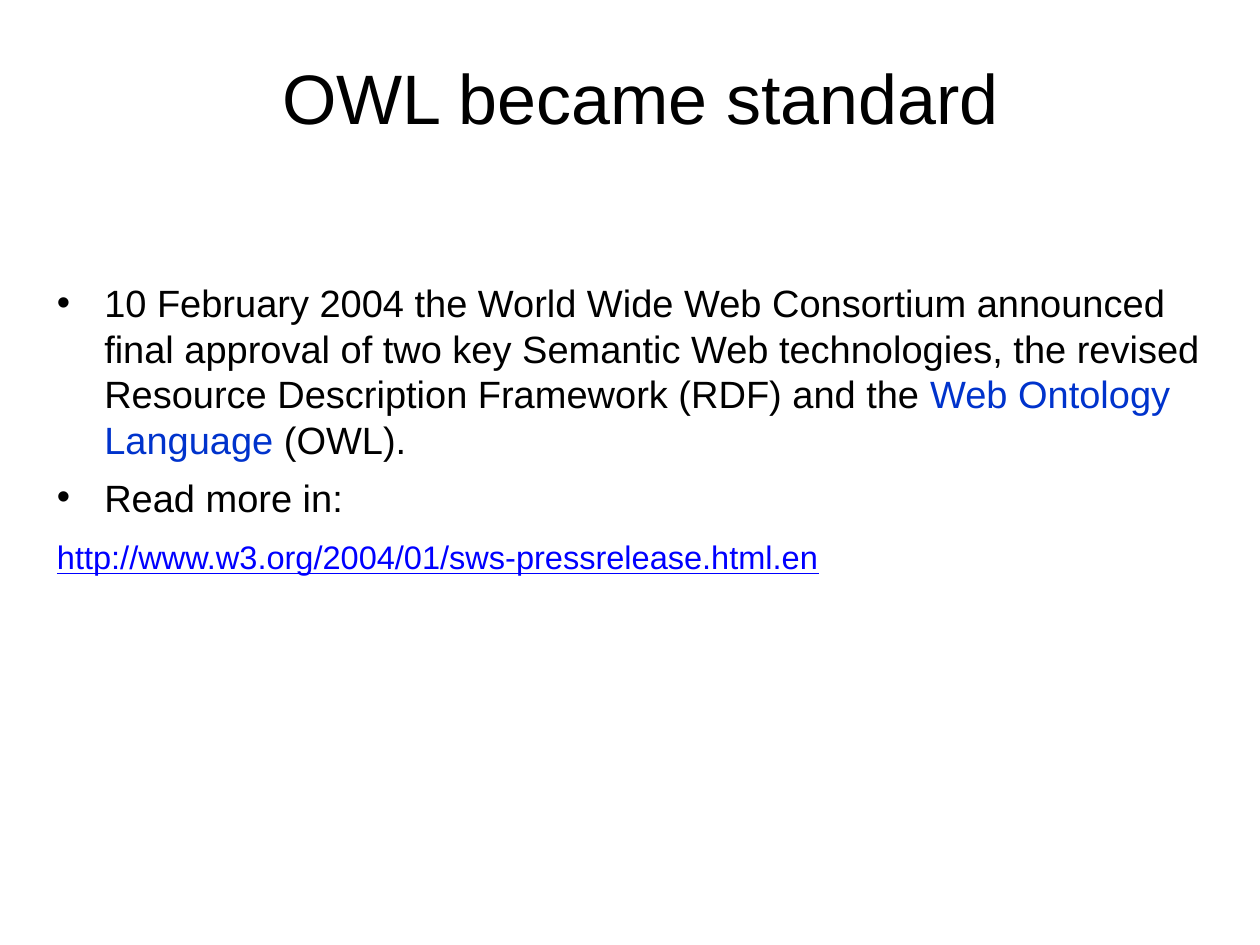
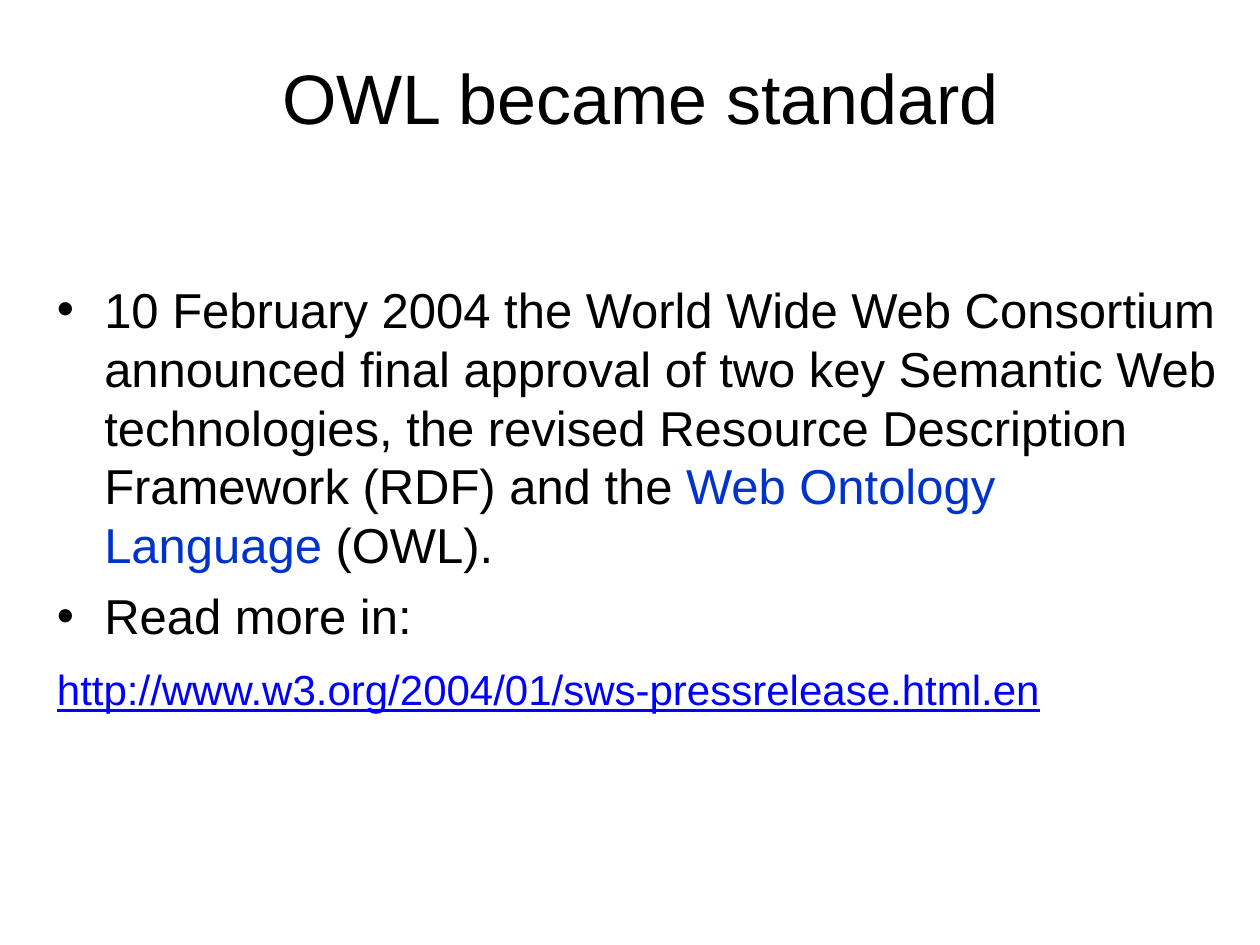
Before and after one commit to selminessrine/faculty-semweb, a slide deck: slide 39 of doc/workshop/MainFlow.ppt. Drawn at 1260x945 pixels with LibreOffice and Linux fonts; fonts in the diff are those of the drawing. Boxes give left, top, right and bottom in pixels: in the first picture for what was removed or moved away, otherwise in the second. Text is boxed around its words. In the diff, an @@ line names an element or a change of style, - is before the commit and + after.

```diff
--- a/doc/workshop/MainFlow.ppt
+++ b/doc/workshop/MainFlow.ppt
@@ text "10 February 2004 the World ..." at (x1=57, y1=292, x2=1216, y2=714): size 21.7 to 28 pt in "10 February 2004 the World Wide Web ...", "Read more in:"; size 18.6 to 24 pt in "http://www.w3.org/2004/01/sws-pressrelease.html.en" @@
```
Also in this commit, not shown: 19 other slides changed.
